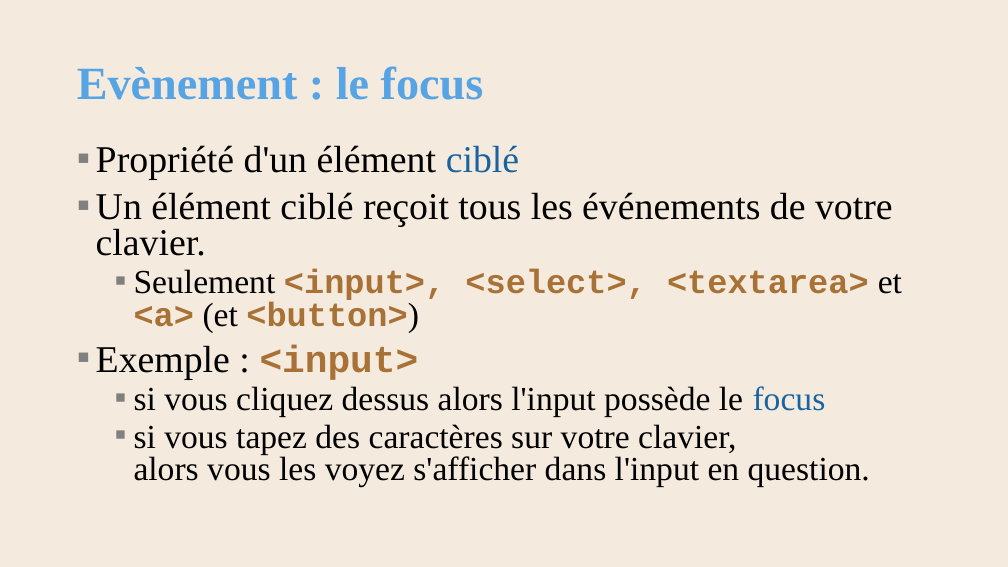
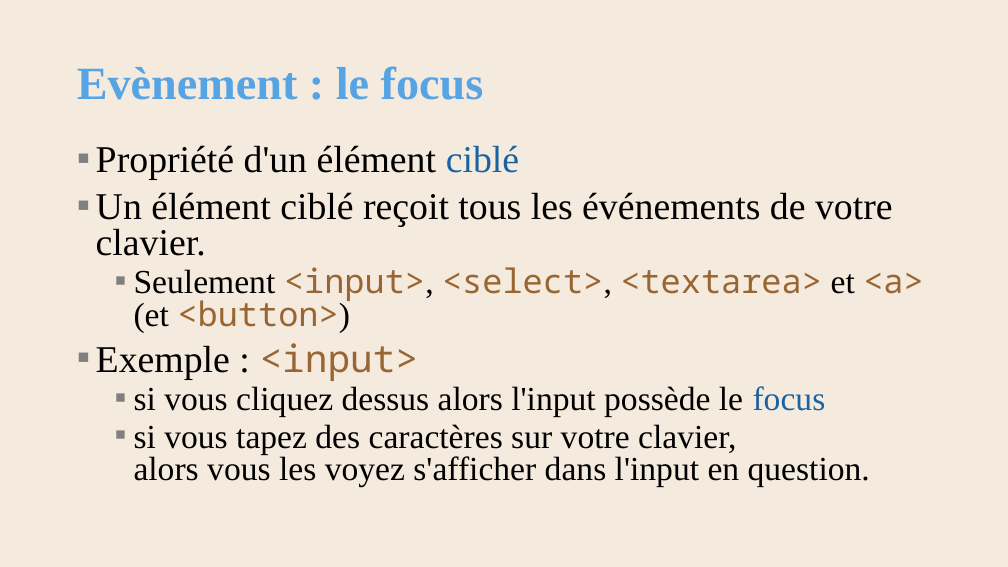
Before and after one commit to AlainWafflard/4IPW3, a slide deck: slide 53 of syllabus/17_javascript/syllabus_17_js.pptx. Drawn at 1008x567 pixels with LibreOffice and Linux fonts; fonts in the diff are those of the drawing; background and template pictures are left out. Boxes give left, top, right and bottom in pixels: in the first picture for what was removed or moved away, otherwise in the second. Text is boxed around its words. In the diff, an @@ line names an element or a change of style, - is before the commit and + after.

```diff
--- a/syllabus/17_javascript/syllabus_17_js.pptx
+++ b/syllabus/17_javascript/syllabus_17_js.pptx
@@ text at <box>96,267,923,381</box>: font Courier New to Noto Sans Mono, text colour #A87236 to #996633, bold off in "<input>, <select>, <textarea> <a> <button>)", "<input>"; font Courier New to Times New Roman, text colour #A87236 to #000000 in "<input>, <select>," @@
```
Also in this commit, not shown: 40 other slides changed, 6 other files.
